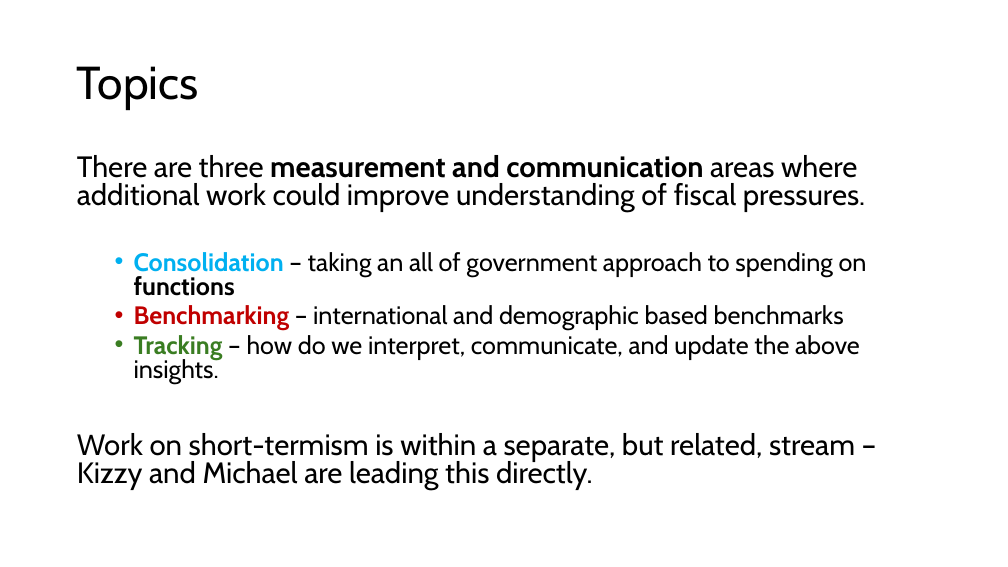
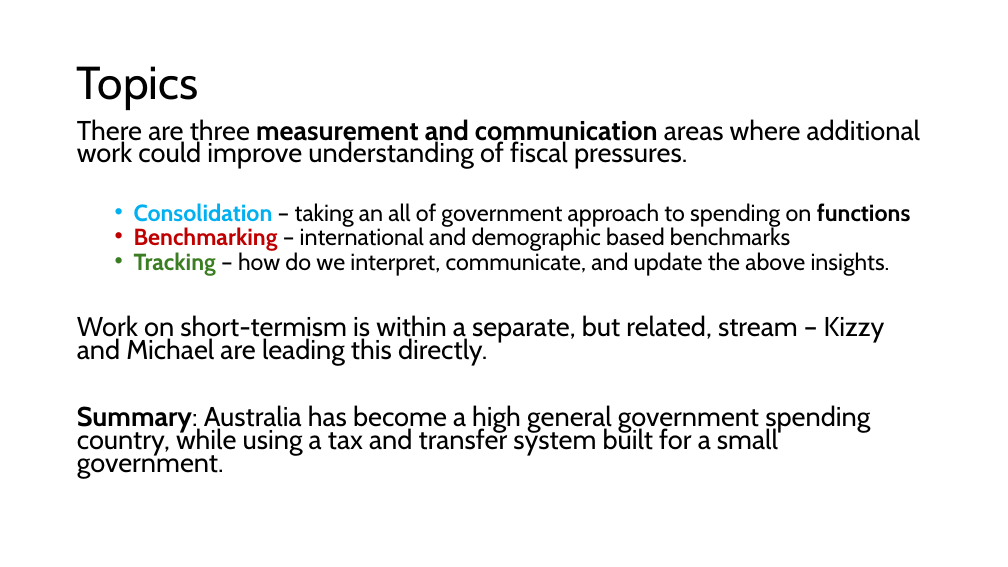
Before and after one commit to Zjub/TVHENZ, a slide deck: slide 6 of e61 Projects/Fiscal sustainability/OECD comparison/Initial external plans.pptx. Drawn at 1008x567 pixels with LibreOffice and Linux fonts; fonts in the diff are those of the drawing. Boxes give left, top, right and bottom in pixels: in the first picture for what was removed or moved away, otherwise in the second. Text is boxed around its words. In the diff, an @@ line names an element or a change of style, - is before the commit and + after.

Commit message:
updated fiscal

```diff
--- a/e61 Projects/Fiscal sustainability/OECD comparison/Initial external plans.pptx
+++ b/e61 Projects/Fiscal sustainability/OECD comparison/Initial external plans.pptx
@@ text "There are three measurement and ...": place and size @@
-text "There are three measurement and ..." at [77, 155, 867, 490]
+text "There are three measurement and ..." at [77, 119, 921, 478]
@@ text at [77, 119, 921, 365]: size 28 to 25.9 pt in "There are three measurement and communication areas ...", "Work on short-termism is within a separate, ..."; size 24 to 22.2 pt in "Consolidation – taking an all of government ...", "Benchmarking – international and demographic based benchmark ...", "Tracking – how do we interpret, communicate, ..."; line spacing 0.8 to 0.7 @@
@@ text at [77, 405, 870, 478]: paragraph added @@
+Summary: Australia has become a high general government spending country, while using a tax and transfer system built for a small government.
```
Also in this commit, not shown: 2 other slides changed, 23 other files.
